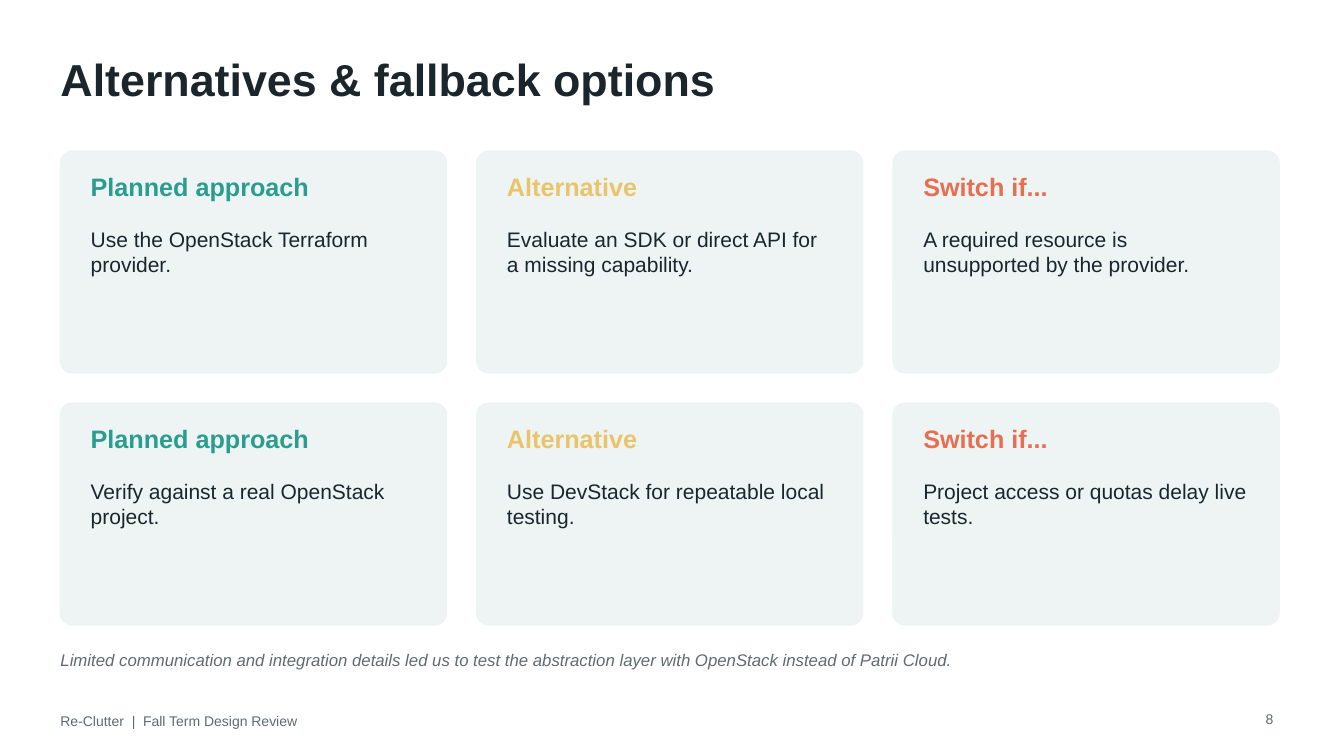
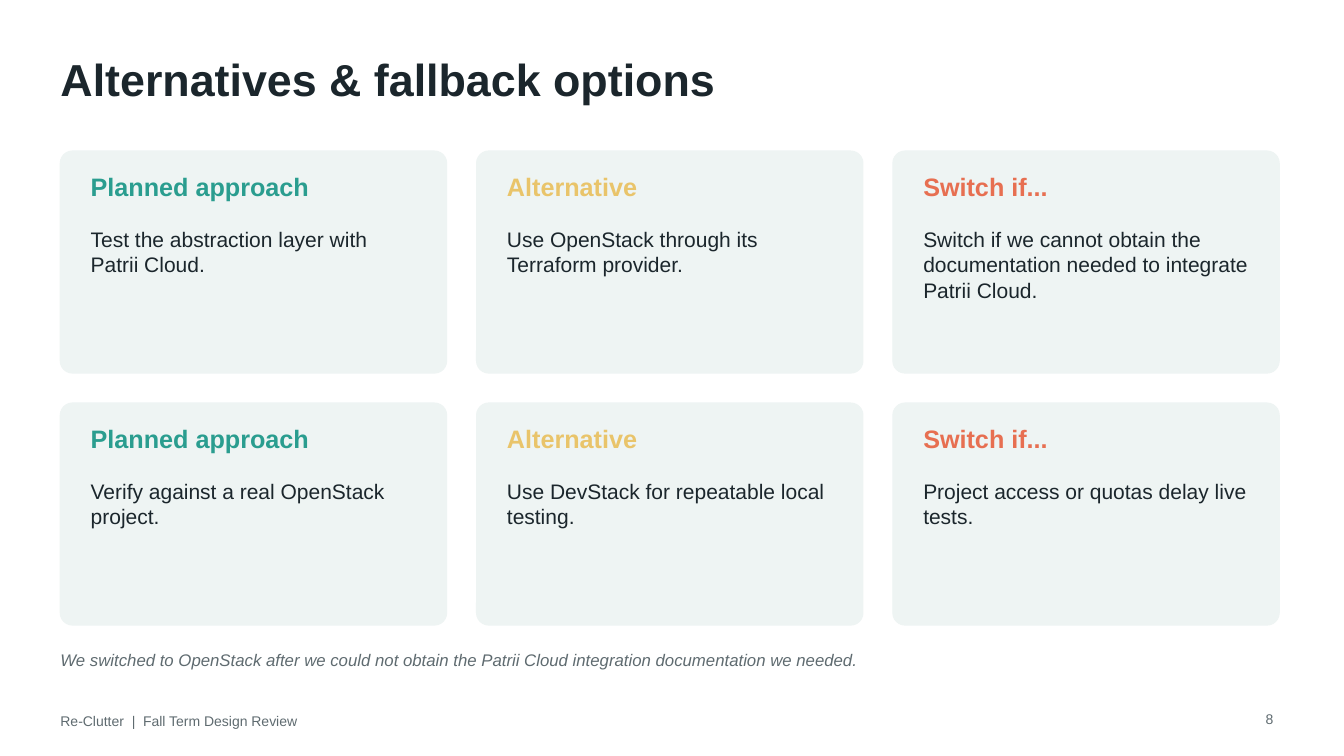
Before and after one commit to Alberta2514640/clutter, a slide deck: slide 8 of deliverables/Re-Clutter_Fall_Design_Review_Software.pptx. Drawn at 1344x756 pixels with LibreOffice and Linux fonts; fonts in the diff are those of the drawing. Boxes give left, top, right and bottom in pixels: in the first picture for what was removed or moved away, otherwise in the second. Text is boxed around its words. In the diff, an @@ line names an element or a change of style, - is before the commit and + after.

Commit message:
Clarify Patrii Cloud fallback criteria

```diff
--- a/deliverables/Re-Clutter_Fall_Design_Review_Software.pptx
+++ b/deliverables/Re-Clutter_Fall_Design_Review_Software.pptx
@@ text at (91, 231, 367, 272): text changed @@
-Use the OpenStack Terraform provider.
+Test the abstraction layer with Patrii Cloud.
@@ text at (507, 231, 758, 277): text changed @@
-Evaluate an SDK or direct API for a missing capability.
+Use OpenStack through its Terraform provider.
@@ text at (923, 231, 1248, 298): text changed @@
-A required resource is unsupported by the provider.
+Switch if we cannot obtain the documentation needed to integrate Patrii Cloud.
@@ text at (60, 654, 857, 670): text changed @@
-Limited communication and integration details led us to test the abstraction layer with OpenStack instead of Patrii Cloud.
+We switched to OpenStack after we could not obtain the Patrii Cloud integration documentation we needed.
```
